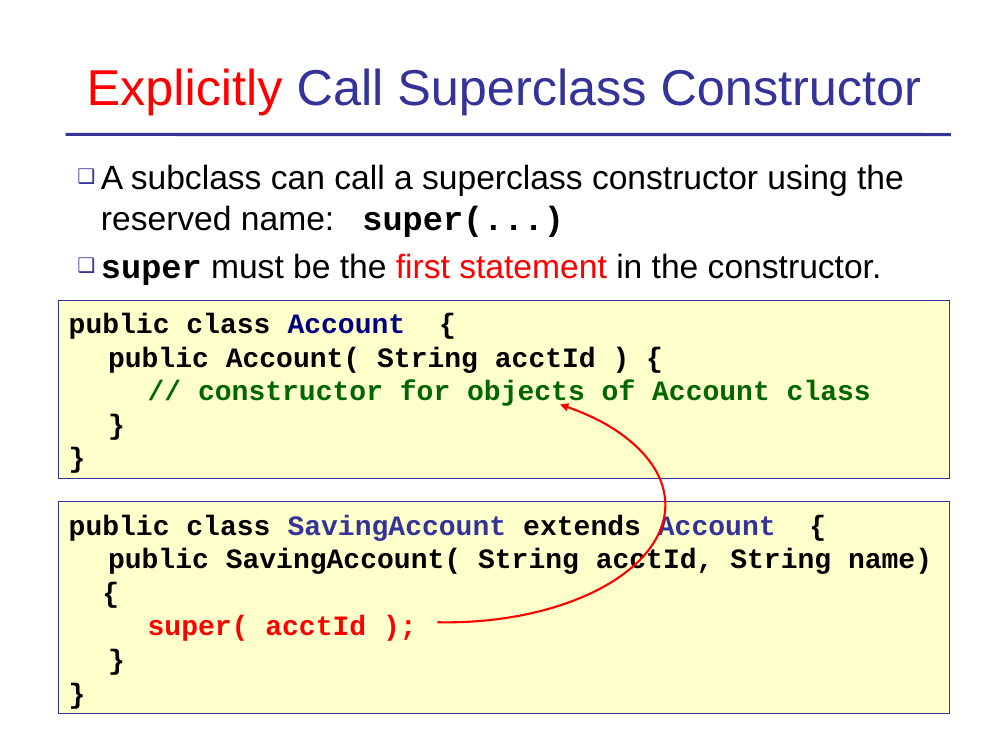
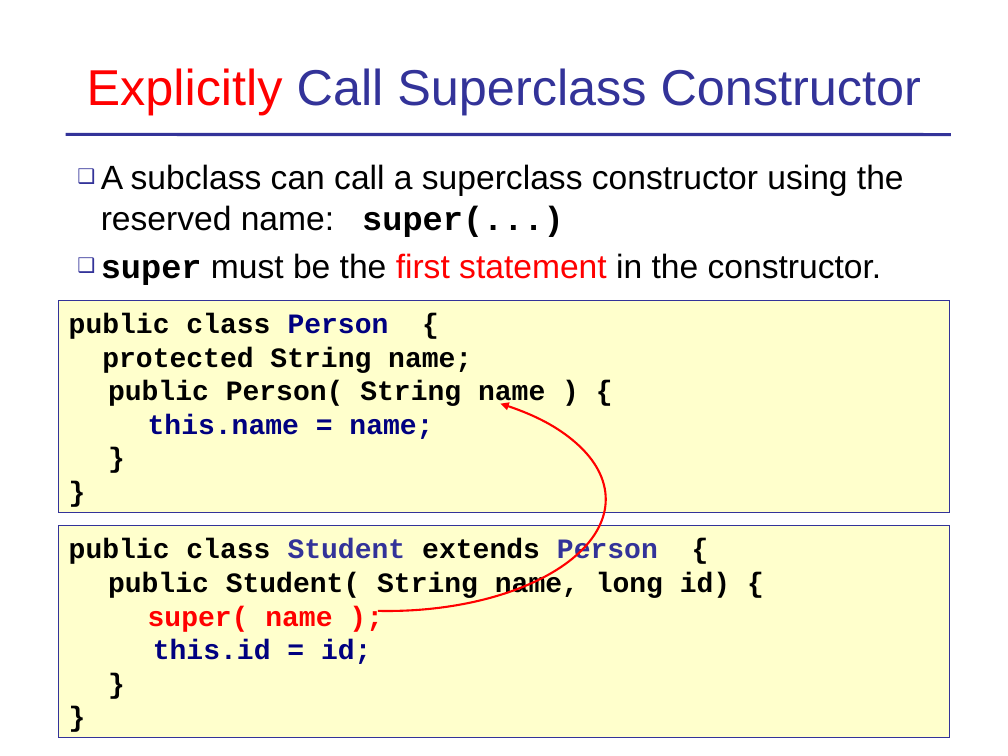
Before and after one commit to skeoop/skeoop.github.io, a slide deck: slide 22 of oop/Inheritance-Basics.ppt (slide 18 before the commit). Drawn at 1008x756 pixels with LibreOffice and Linux fonts; fonts in the diff are those of the drawing. Boxes give left, top, right and bottom in pixels: in the first picture for what was removed or moved away, otherwise in the second. Text is boxed around its words. In the diff, an @@ line names an element or a change of style, - is before the commit and + after.

```diff
--- a/oop/Inheritance-Basics.ppt
+++ b/oop/Inheritance-Basics.ppt
@@ rectangle "public class Person {": place and size @@
-rectangle "public class Person {" at (58,300,949,479)
+rectangle "public class Person {" at (58,300,949,512)
@@ text in rectangle at (69,313,545,439): text changed @@
-public class Account {
-public Account( String acctId ) {
-// constructor for objects of Account class
+public class Person {
+protected String name;
+public Person( String name ) {
+this.name = name;
@@ freeform shape: place and size @@
-freeform shape at (229,387,665,622)
+freeform shape at (169,387,606,611)
@@ rectangle "public class Student extends Person ...": place and size @@
-rectangle "public class Student extends Person ..." at (58,502,949,714)
+rectangle "public class Student extends Person ..." at (58,526,949,738)
@@ text in rectangle at (69,539,730,664): text changed @@
-public class SavingAccount extends Account {
-public SavingAccount( String acctId, String name)
-{
-super( acctId );
+public class Student extends Person {
+public Student( String name, long id) {
+super( name );
+this.id = id;
```
Also in this commit, not shown: 11 other slides changed, 5 slides added, 13 other files.
